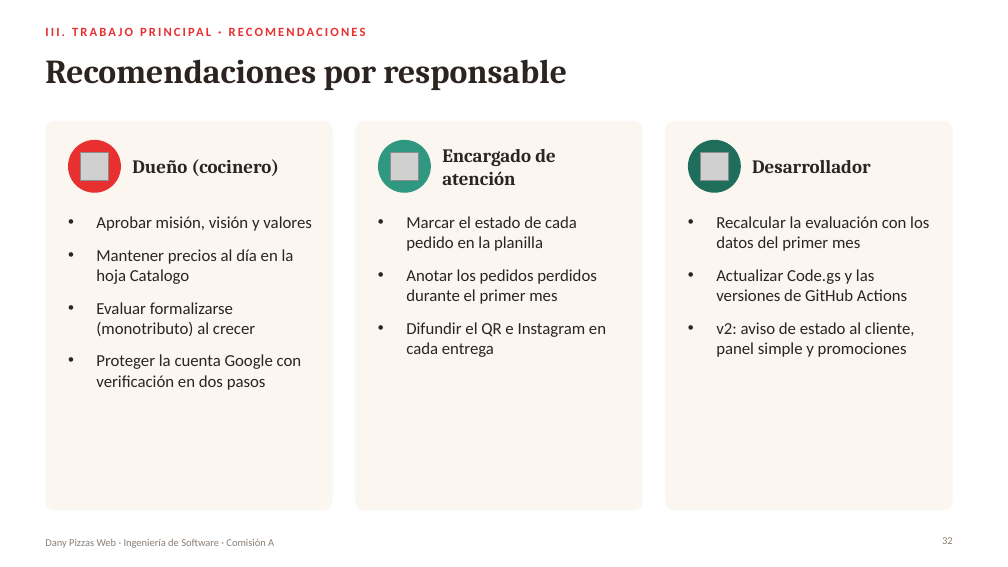
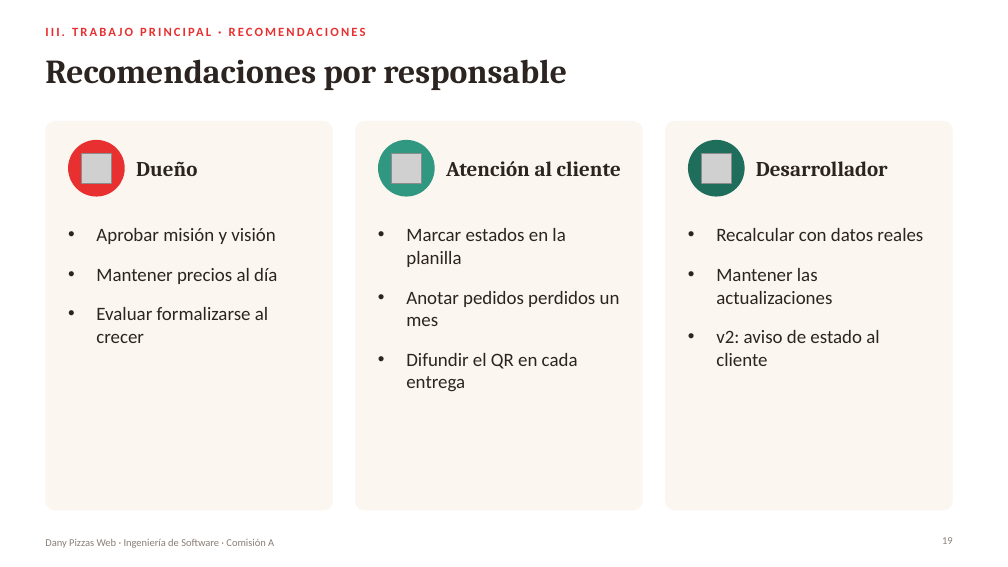
Before and after one commit to CastroMaximo/DanyPizzas, a slide deck: slide 19 of docs/presentacion/DanyPizzas_Presentacion.pptx (slide 32 before the commit). Drawn at 1008x567 pixels with LibreOffice and Linux fonts; fonts in the diff are those of the drawing; grey boxes stand for pictures. Boxes give left, top, right and bottom in pixels: in the first picture for what was removed or moved away, otherwise in the second. Text is boxed around its words. In the diff, an @@ line names an element or a change of style, - is before the commit and + after.

```diff
--- a/docs/presentacion/DanyPizzas_Presentacion.pptx
+++ b/docs/presentacion/DanyPizzas_Presentacion.pptx
@@ ellipse: place and size @@
-ellipse at <box>68,140,121,193</box>
+ellipse at <box>68,140,125,197</box>
@@ ellipse: place and size @@
-ellipse at <box>378,140,431,193</box>
+ellipse at <box>378,140,435,197</box>
@@ ellipse: place and size @@
-ellipse at <box>688,140,741,193</box>
+ellipse at <box>688,140,745,197</box>
@@ text "Desarrollador" at <box>756,161,888,176</box>: size 18 to 20 pt @@
@@ text at <box>136,162,197,176</box>: text changed; size 18 to 20 pt @@
-Dueño (cocinero)
+Dueño
@@ text at <box>446,161,621,176</box>: text changed; size 18 to 20 pt @@
-Encargado de atención
+Atención al cliente
@@ text at <box>96,228,277,343</box>: text changed; size 16 to 18 pt @@
-• Aprobar misión, visión y valores
-• Mantener precios al día en la hoja Catalogo
-• Evaluar formalizarse (monotributo) al crecer
-• Proteger la cuenta Google con verificación en dos pasos
+• Aprobar misión y visión
+• Mantener precios al día
+• Evaluar formalizarse al crecer
@@ text at <box>406,228,620,392</box>: text changed; size 16 to 18 pt @@
-• Marcar el estado de cada pedido en la planilla
-• Anotar los pedidos perdidos durante el primer mes
-• Difundir el QR e Instagram en cada entrega
+• Marcar estados en la planilla
+• Anotar pedidos perdidos un mes
+• Difundir el QR en cada entrega
@@ text at <box>716,228,923,366</box>: text changed; size 16 to 18 pt @@
-• Recalcular la evaluación con los datos del primer mes
-• Actualizar Code.gs y las versiones de GitHub Actions
-• v2: aviso de estado al cliente, panel simple y promociones
+• Recalcular con datos reales
+• Mantener las actualizaciones
+• v2: aviso de estado al cliente
@@ page number at <box>942,537,953,544</box>: text changed @@
-32
+19
```
Also in this commit, not shown: 10 other slides changed, 19 slides added, 21 slides removed, 3 other files.
